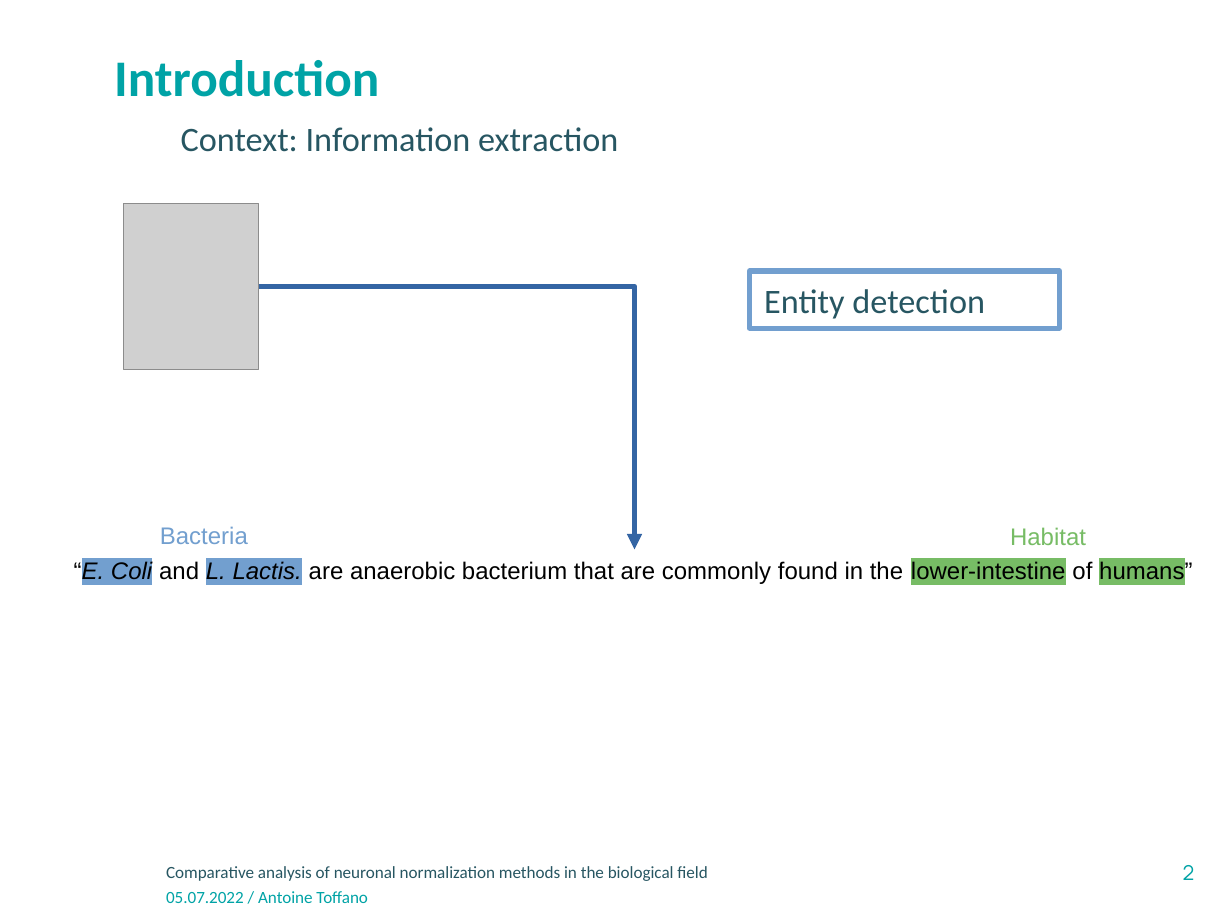
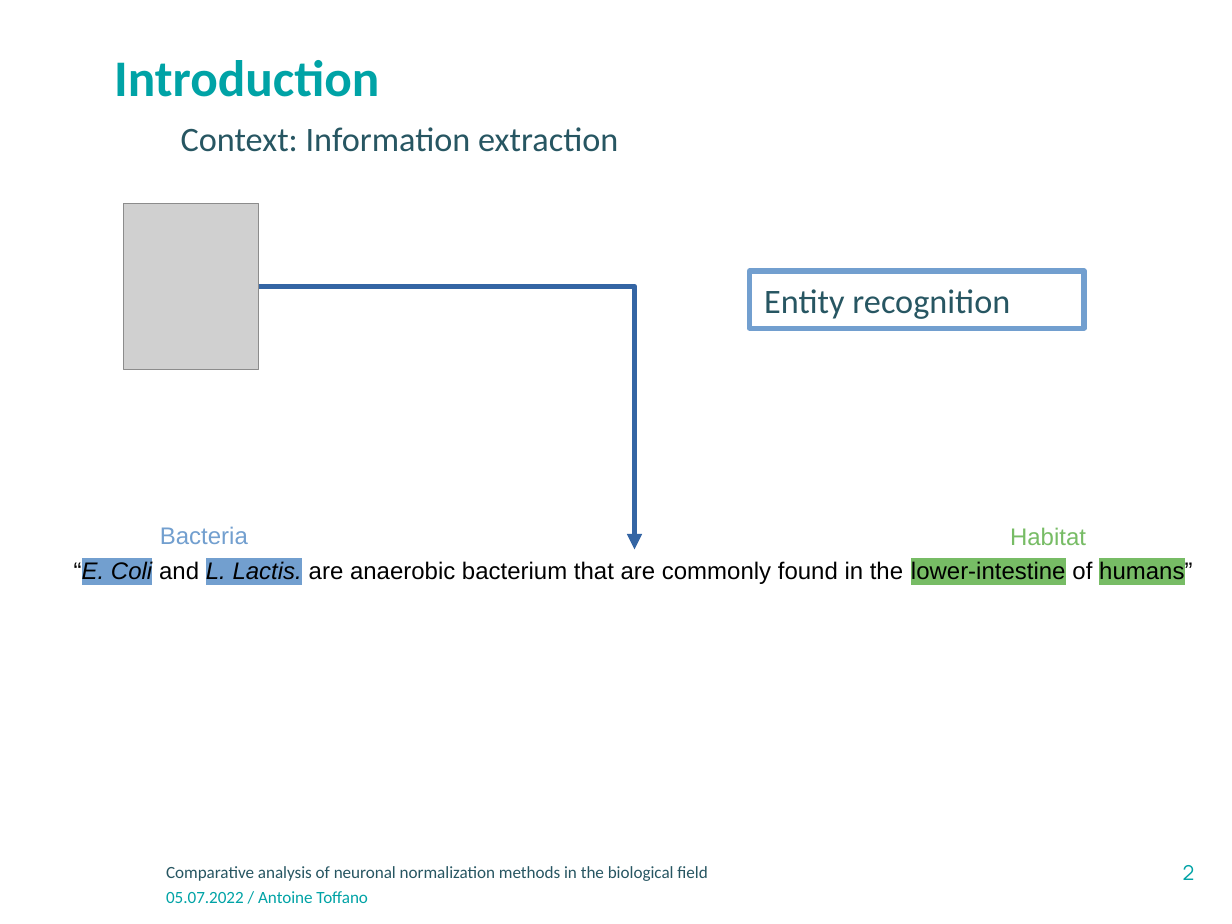
Before and after one commit to atoffano/entity-norm, a slide deck: slide 2 of Presentation-INRAE-format classique_v3.odp. Drawn at 1232x924 pixels with LibreOffice and Linux fonts; fonts in the diff are those of the drawing; grey boxes stand for pictures; background and template pictures are left out. Boxes give left, top, right and bottom in pixels: in the first picture for what was removed or moved away, otherwise in the second. Text is boxed around its words. In the diff, an @@ line names an element or a change of style, - is before the commit and + after.

```diff
--- a/Presentation-INRAE-format classique_v3.odp
+++ b/Presentation-INRAE-format classique_v3.odp
@@ rectangle "Entity recognition": place and size @@
-rectangle "Entity recognition" at box(749, 271, 1060, 328)
+rectangle "Entity recognition" at box(749, 271, 1084, 328)
@@ text in rectangle at box(764, 289, 1010, 319): text changed @@
-Entity detection
+Entity recognition
```
Also in this commit, not shown: 12 other slides changed, 1 slide added, 1 slide removed, 3 other files.
